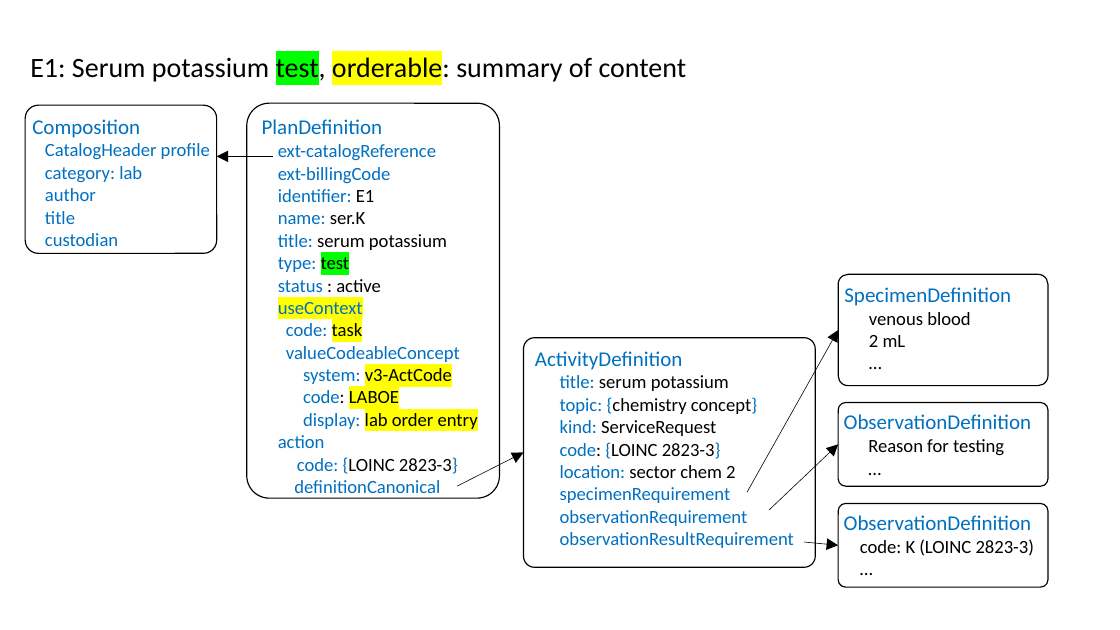
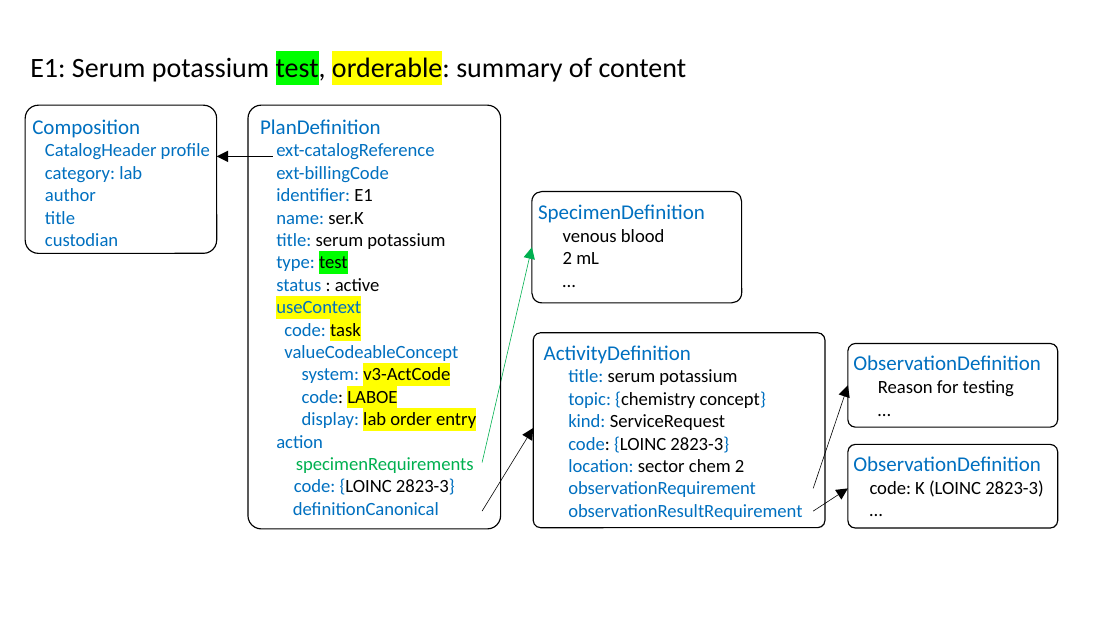
Before and after one commit to HL7/fhir-order-catalog, a slide deck: slide 1 of input/images-source/LabExampleE1Technical.pptx. Drawn at 1120x630 pixels with LibreOffice and Linux fonts; fonts in the diff are those of the drawing. Boxes give left, top, right and bottom in pixels: in the first picture for what was removed or moved away, otherwise in the second. Text is boxed around its words. In the diff, an @@ line names an element or a change of style, - is before the commit and + after.

Commit message:
Change for handling reflex panels, and for specimen requirements

```diff
--- a/input/images-source/LabExampleE1Technical.pptx
+++ b/input/images-source/LabExampleE1Technical.pptx
@@ rounded rectangle "PlanDefinition": place and size @@
-rounded rectangle "PlanDefinition" at <box>247,103,500,498</box>
+rounded rectangle "PlanDefinition" at <box>248,105,501,529</box>
@@ rounded rectangle "PlanDefinition" at <box>248,105,501,529</box>: proportions changed @@
@@ rounded rectangle "SpecimenDefinition": place and size @@
-rounded rectangle "SpecimenDefinition" at <box>839,275,1049,386</box>
+rounded rectangle "SpecimenDefinition" at <box>532,192,742,303</box>
@@ arrow added from (482, 463) to (532, 247), #00B050 0.5 pt @@
@@ rounded rectangle "ActivityDefinition" at <box>534,333,825,528</box>: proportions changed @@
@@ rounded rectangle "ActivityDefinition": place and size @@
-rounded rectangle "ActivityDefinition" at <box>523,338,815,567</box>
+rounded rectangle "ActivityDefinition" at <box>534,333,825,528</box>
@@ rounded rectangle "ObservationDefinition": place and size @@
-rounded rectangle "ObservationDefinition" at <box>839,402,1049,486</box>
+rounded rectangle "ObservationDefinition" at <box>848,344,1058,428</box>
@@ arrow moved from (747, 492) - (839, 330) to (813, 488) - (848, 386) @@
@@ arrow moved from (457, 486) - (523, 453) to (482, 511) - (534, 428) @@
@@ arrow removed from (769, 510) to (839, 444) @@
@@ rounded rectangle "ObservationDefinition": place and size @@
-rounded rectangle "ObservationDefinition" at <box>839,503,1049,587</box>
+rounded rectangle "ObservationDefinition" at <box>848,444,1058,528</box>
@@ text in rounded rectangle at <box>296,457,474,473</box>: paragraph added @@
+specimenRequirements
@@ text in rounded rectangle at <box>560,487,731,503</box>: paragraph removed @@
-specimenRequirement
@@ arrow moved from (804, 542) - (839, 545) to (813, 511) - (848, 488) @@
```
Also in this commit, not shown: 12 other files.
